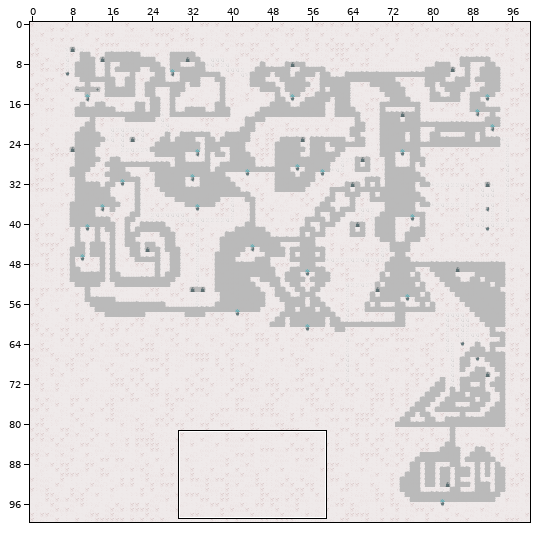
Two states of a Tiled map, tmx/map.tmx. Above: a wide view before the commit, with the close-up outlined.
Close-up. The starting point:
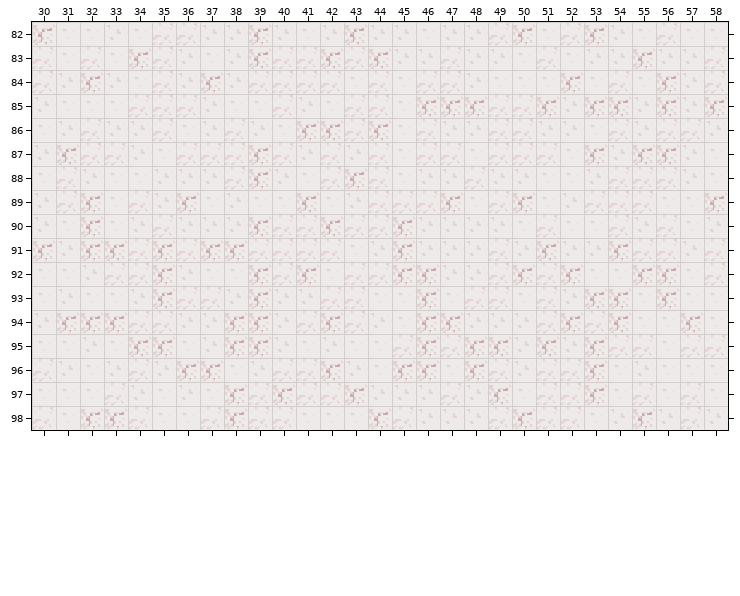
Cells are 16x16 px. Shown: x 30..58, y 82..98. The commit also changed other parts of the map, which this record leaves out.
After the commit:
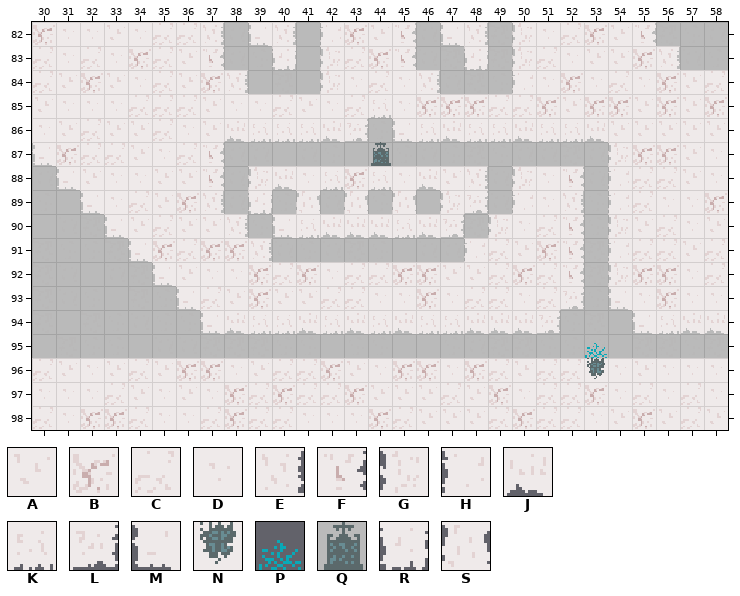
Key: from "Tileset": A 0, B 1, C 2, D 3, E 8, F 9, G 10, H 11, J 12, K 13, L 14, M 15, N 16, P 19, Q 20, R 24, S 25.
_ is an empty cell.
Tiles replaced or removed in this view: A, B, C, D.
Diff:
Changed rows in their new state; . is an unchanged cell.
Layer "Background":
first column x 44:
87 Q
Layer "Collision":
first column x 30:
82 .......E_ME_H..F_ME_G....F___
83 .......F__R_G..F__R_G.....E__
84 ........E___G...E___H........
85 ..............K..............
86 ........JKKKJL_MKJKKJKKJA.AA.
87 M......F________________G....
88 _M.....F_GJ.K.K.J.E_G.F_H....
89 __M....E_R_S_S_S_GL_H.E_H....
90 ___M....E_MKJJJKJL_G..F_G....
91 ____M....E________H...F_H....
92 _____M................F_G....
93 ______M...............L_M....
94 _______MJKKJKJKJKKJJJL___MKJJ
95 _____________________________
96 .......................N.....
Layer "Foreground":
first column x 53:
95 P
Pixel boxes of the changes (left, top, right, bottom) in both close-ups:
changed: (203, 22, 343, 94)
changed: (397, 22, 535, 94)
changed: (635, 22, 728, 70)
changed: (32, 95, 728, 381)
